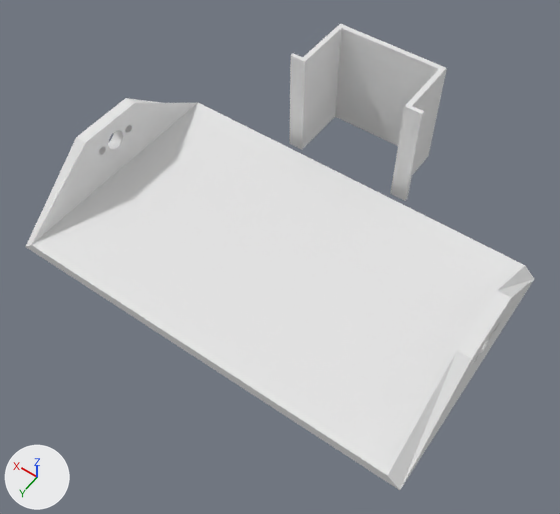
Before and after pictures for a commit that changed the Blender file robot2Wheels/docs/3D/blender/2wheels.blend.
Both versions are drawn from a 50 mm camera at (-0.638, 0.807, 1.297) aimed at (-0.023, -0.054, -0.056). The lights are fixed; the arrows at lower left show +X, +Y and +Z.
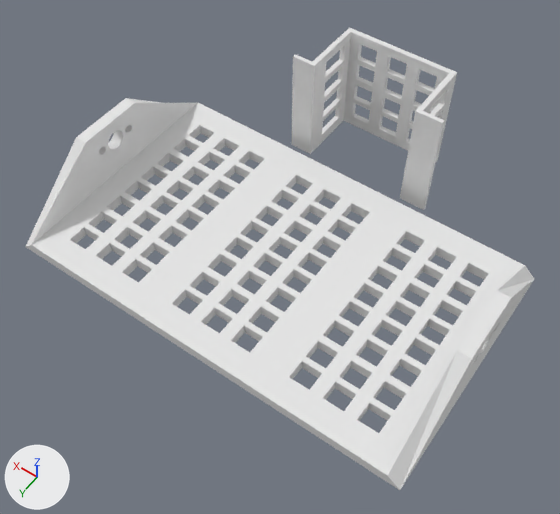
Commit message: 3D moduling

Changed parts and their boxes (x1, y1, x2, y2) in the pictures (560 x 514 px):
'Cube.001', reshaped, moved: before (289, 24, 447, 201); after (292, 27, 457, 210)
part 1 of me_cube_001, built on: before (289, 28, 444, 201); after (292, 32, 455, 210)
part 2 of me_cube, added: after (32, 103, 525, 475)

The edits, one by one:
me_cube_001 is used by ob_cube_001; location (0.0, -0.507, 0.029); rotation (1.571, 0.0, 0.0), in degrees (90, 0, 0); scale (0.225, 0.139, 0.101).
me_cube_001 had 28 vertices, 30 faces and spanned x -0.65..0.88, y -1.0..1.0, z -1.0..0.68.
me_cube_001 now has 200 vertices, 273 faces and spans x -0.76..0.97, y -1.0..1.0, z -1.0..0.68.
Part 1, on me_cube_001:
8 faces are deleted.
4 vertices in x -0.65, y -1.0..1.0, z -1.0..-0.9 move by (-0.11, 0.0, 0.0).
4 vertices in x 0.88, y -1.0..1.0, z -1.0..-0.9 move by (0.09, 0.0, 0.0).
76 vertices are added at x -0.52..0.76, y -0.8..0.84, z -0.49..0.68.
59 new vertices lie (0.0, 0.33, 0.0) away from vertices in x -0.52..0.76, y -0.38..0.51, z -0.49..0.68.
19 new vertices lie (0.0, -0.1, 0.0) away from vertices in x -0.52..0.76, y -0.38, z -0.49..0.68.
18 new vertices lie (0.0, -0.32, 0.0) away from vertices in x -0.52..0.76, y -0.48, z -0.49..0.68.
251 new faces join them.
me_cube is used by ob_cube; location (0.0, -0.07, 0.04); scale (0.5, 0.3, 0.15).
me_cube had 432 vertices, 641 faces and spanned x -1.0..1.0, y -1.0..1.0, z -1.0..0.19.
me_cube now has 1008 vertices, 1436 faces and spans x -1.0..1.0, y -1.0..1.0, z -1.0..0.19.
me_cube part 2: 576 vertices added at x -0.83..0.82, y -0.78..0.79, z -1.0..-0.81.
Object 'Cube.001' (ob_cube_001) moves from (0.0, -0.507, 0.029) to (-0.026, -0.507, 0.029).
